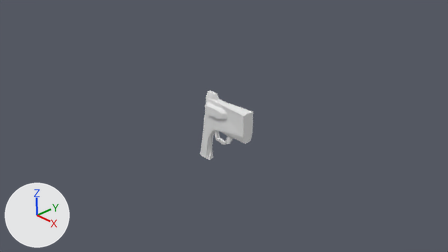
The Blender file Badass_Upgrade/DESIGN/GrupoA/Player/Rifle/Mesh/rifle_v1.blend, before and after one commit.
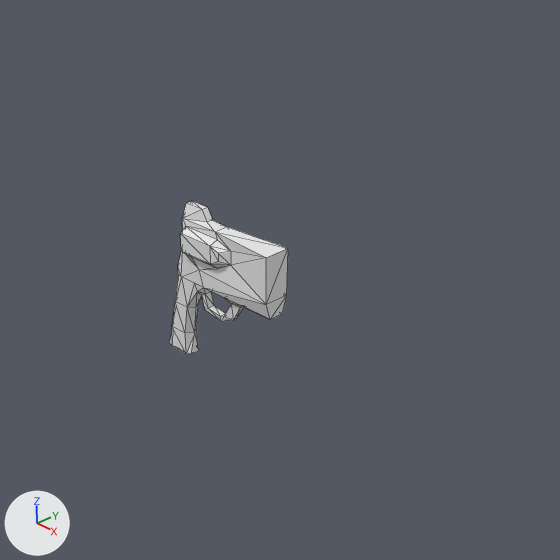
Each version is shown from the file's camera 'Camera', then close up on the part from 28% to 84% of the width and 0% to 100% of the height. Every picture has the same lights, and +X, +Y and +Z are marked at lower left. The close-ups show mesh edges as thin lines.
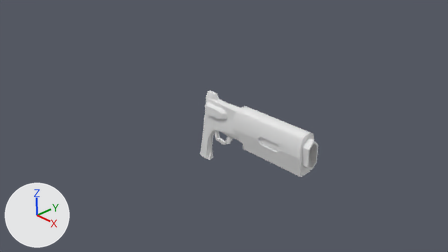
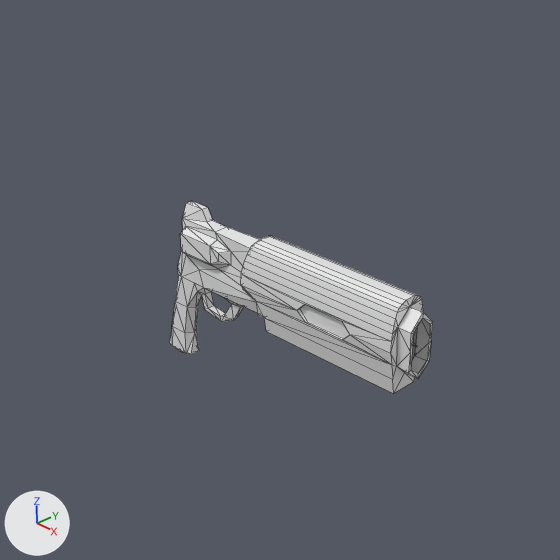
Location of each change, [x1, y1, x2, y2] in pixels of the close-ups (560 x 560 px; the box of a moved part takes in the faces that stretch with it):
'Cube.002', added
    after: [241, 236, 433, 394]
'Cube', reshaped
    before: [170, 201, 288, 355]
    after: [170, 201, 260, 355]
part 1 of me_cube, moved or reshaped
    before: [181, 227, 288, 305]
    after: [181, 227, 260, 296]

The change in detail:
me_cube is used by ob_cube; location (-0.21, 0.0, -0.27); scale (0.15, 0.12, 0.12).
me_cube had 104 vertices, 202 faces and spanned x -0.43..9.64, y -1.27..1.27, z -1.54..12.97.
me_cube now has 105 vertices, 199 faces and spans x -0.43..9.64, y -1.27..1.27, z -1.81..12.97.
Part 1, on me_cube:
2 vertices are removed from x 9.64, y -1.21..1.21, z 11.72.
20 faces are deleted.
4 vertices are added at (8.66, -0.91, 11.72), (8.66, 0.91, 11.72), (8.66, -0.91, 9.0), (8.66, 0.91, 9.0).
19 new faces join them.
Mesh me_cube_002 is new.
It has 98 vertices, 128 faces, 2 loose edges and spans x -0.78..5.71, y -1.33..1.33, z -1.36..2.93.
Object 'Cube.002' (ob_cube_002) is new; it shows me_cube_002.
Its location is (1.2, 0.0, 0.64).
Its scale is (0.294, 0.16, 0.201).
